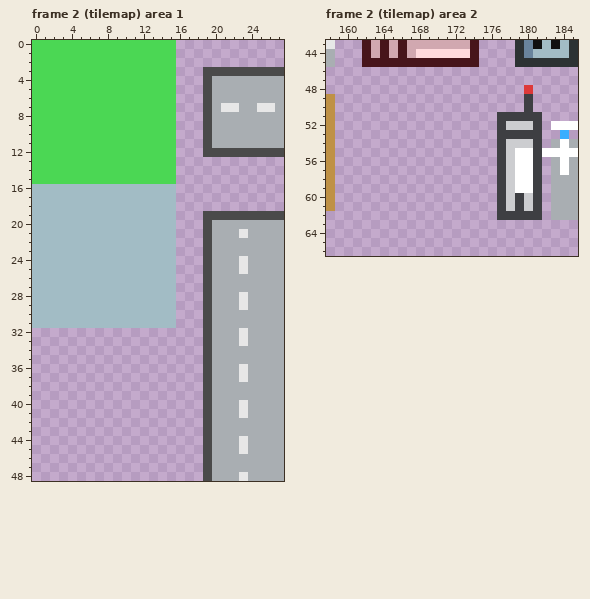
Edited in one commit: pixel-art file (assets/sprites/basesheet.ase). The first picture shows the starting point.
256x256 pixels, 6 frames. Colours within 5 levels of each other are drawn and written as one. Shown: frame 2 (tilemap) area 1: x 0..27, y 0..48; frame 2 (tilemap) area 2: x 158..185, y 43..66.
After:
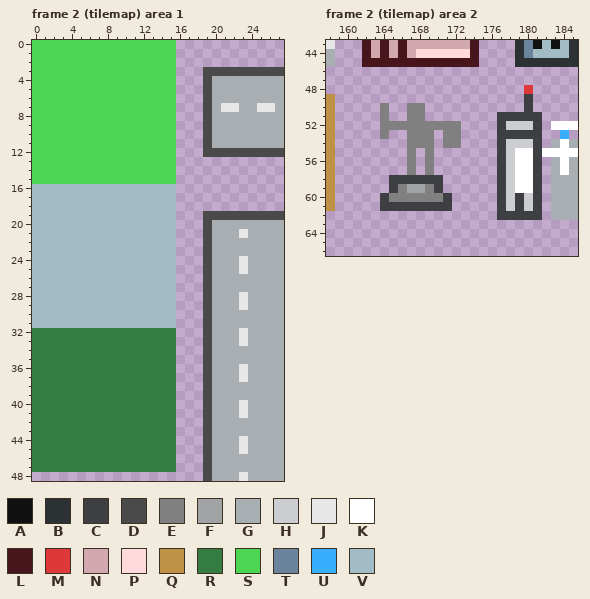
Palette (. is transparent): A #101010  B #2c3233  C #3e3f43  D #4a4a4a  E #808080  F #a2a3a4  G #a9aeb2  H #cccdd0  J #e7e7e7  K #ffffff  L #47151b  M #dd3939  N #d1a8b0  P #ffdadd  Q #bf9146  R #347c42  S #4bd754  T #69849c  U #39aeff  V #a2bcc5
Diff:
--- frame 2 (tilemap) area 1
@@ x 0..17 @@
 31 VVVVVVVVVVVVVVVV..
-32 ..................
-33 ..................
-34 ..................
-35 ..................
-36 ..................
-37 ..................
-38 ..................
-39 ..................
-40 ..................
-41 ..................
-42 ..................
-43 ..................
-44 ..................
-45 ..................
-46 ..................
-47 ..................
+32 RRRRRRRRRRRRRRRR..
+33 RRRRRRRRRRRRRRRR..
+34 RRRRRRRRRRRRRRRR..
+35 RRRRRRRRRRRRRRRR..
+36 RRRRRRRRRRRRRRRR..
+37 RRRRRRRRRRRRRRRR..
+38 RRRRRRRRRRRRRRRR..
+39 RRRRRRRRRRRRRRRR..
+40 RRRRRRRRRRRRRRRR..
+41 RRRRRRRRRRRRRRRR..
+42 RRRRRRRRRRRRRRRR..
+43 RRRRRRRRRRRRRRRR..
+44 RRRRRRRRRRRRRRRR..
+45 RRRRRRRRRRRRRRRR..
+46 RRRRRRRRRRRRRRRR..
+47 RRRRRRRRRRRRRRRR..
 48 ..................
--- frame 2 (tilemap) area 2
@@ x 162..174 @@
 49 .............
-50 .............
-51 .............
-52 .............
-53 .............
-54 .............
-55 .............
-56 .............
-57 .............
-58 .............
-59 .............
-60 .............
-61 .............
+50 ..E..EE......
+51 ..E..EE......
+52 ..EEEEEEEEE..
+53 ..E..EEE.EE..
+54 .....EEE.EE..
+55 .....E.E.....
+56 .....E.E.....
+57 .....E.E.....
+58 ...CCCCCC....
+59 ...CEFFEC....
+60 ..CEEEEEEC...
+61 ..CCCCCCCC...
 62 .............
Pixel boxes of the changes (left, top, right, bottom) in both pictures:
added: (32, 328, 176, 472)
added: (380, 103, 461, 211)
